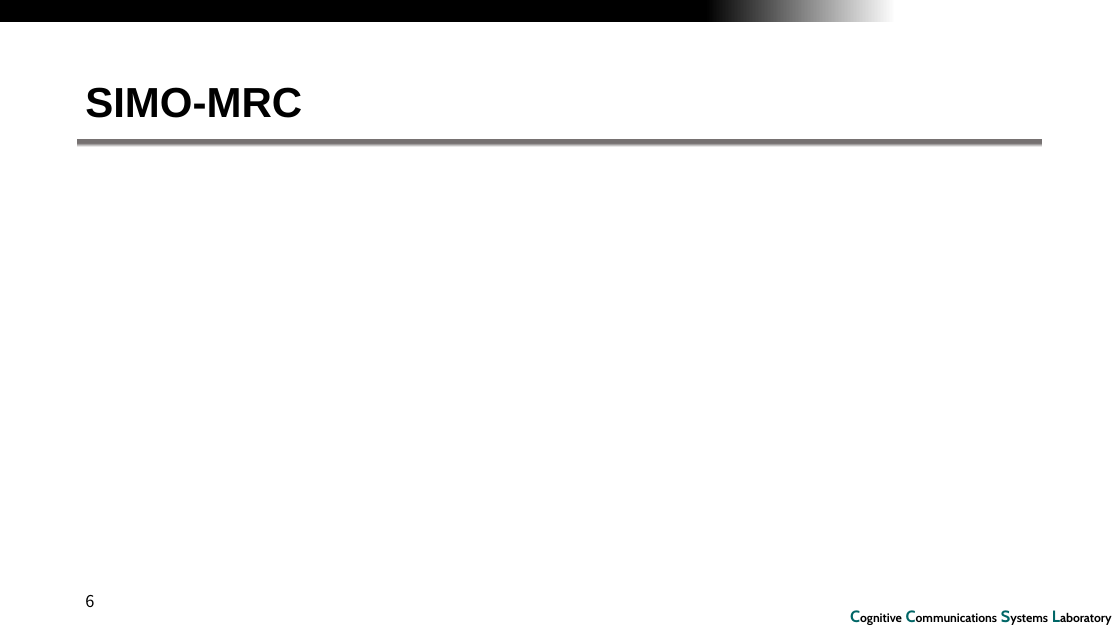
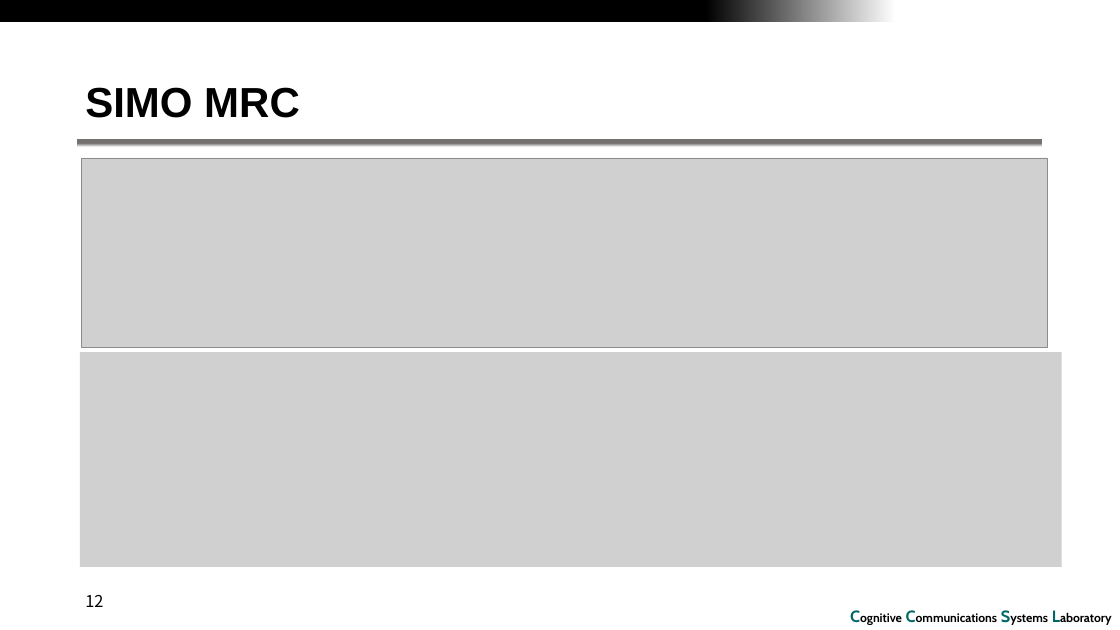
Before and after one commit to RefatHanbat/Presentation-of-SDM, a slide deck: slide 12 of assignment-5.pptx (slide 6 before the commit). Drawn at 1120x630 pixels with LibreOffice and Linux fonts; fonts in the diff are those of the drawing; grey boxes stand for pictures; background and template pictures are left out. Boxes give left, top, right and bottom in pixels: in the first picture for what was removed or moved away, otherwise in the second. Text is boxed around its words. In the diff, an @@ line names an element or a change of style, - is before the commit and + after.

```diff
--- a/assignment-5.pptx
+++ b/assignment-5.pptx
@@ title at bbox=[85, 87, 300, 118]: text changed @@
-SIMO-MRC
+SIMO MRC
@@ picture added at bbox=[82, 158, 1048, 348] @@
@@ picture added at bbox=[80, 352, 1062, 567] @@
@@ page number at bbox=[85, 595, 103, 607]: text changed @@
-6
+12
```
Also in this commit, not shown: 15 other slides changed, 34 slides added, 3 slides removed, 5 other files.
